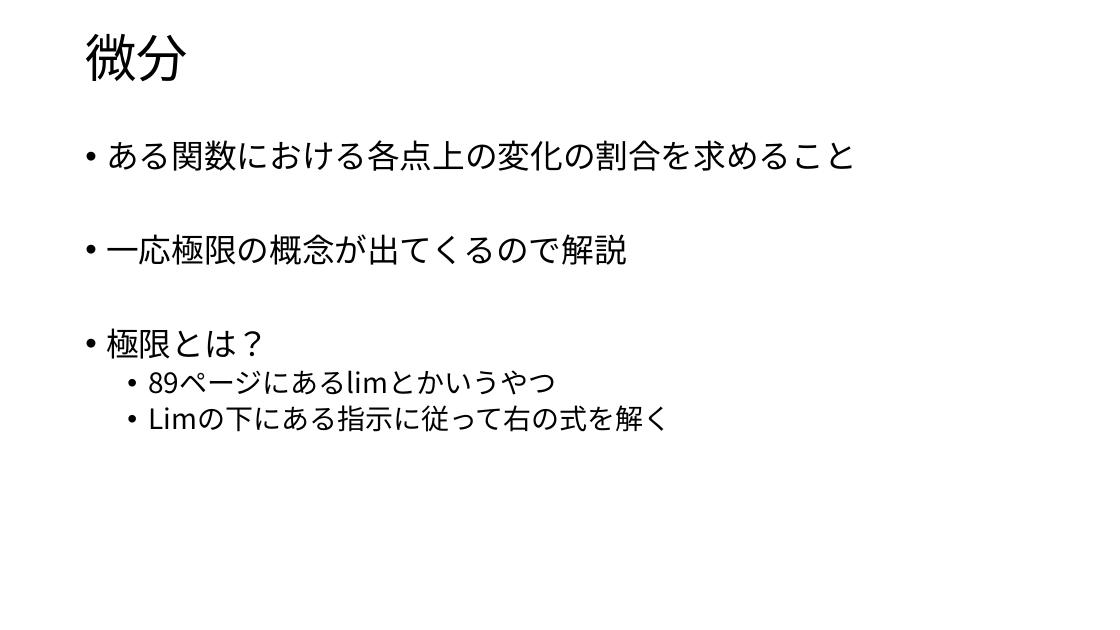
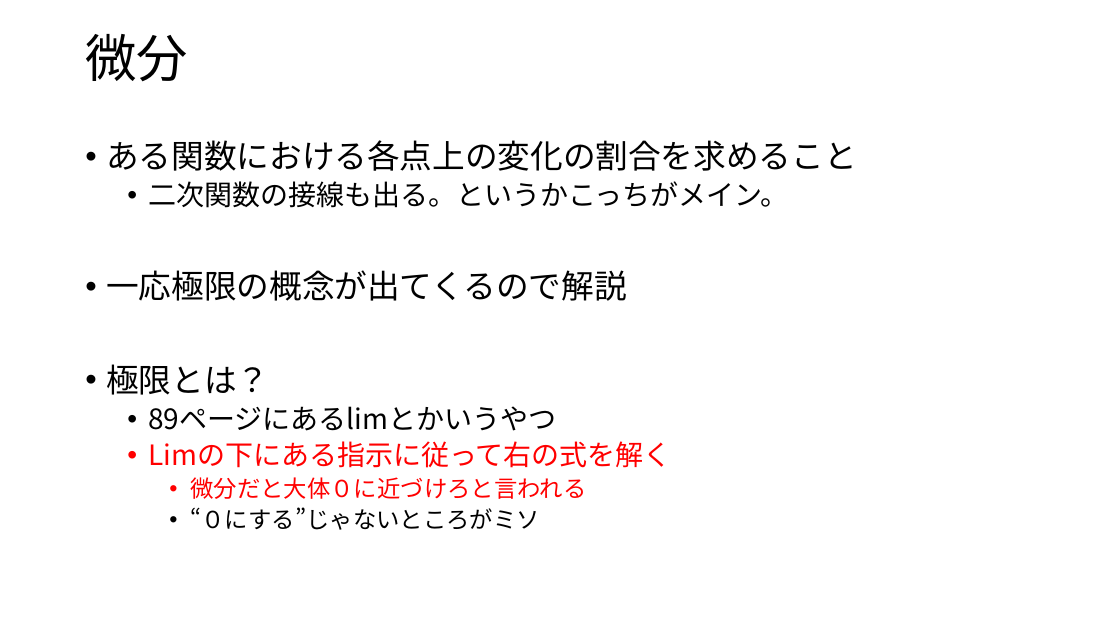
Before and after one commit to Ushiris/Rinkou, a slide deck: slide 13 of はじめてのディープラーニング.pptx (slide 12 before the commit). Drawn at 1120x630 pixels with LibreOffice and Linux fonts; fonts in the diff are those of the drawing. Boxes give left, top, right and bottom in pixels: in the first picture for what was removed or moved away, otherwise in the second. Text is boxed around its words. In the diff, an @@ line names an element or a change of style, - is before the commit and + after.

```diff
--- a/はじめてのディープラーニング.pptx
+++ b/はじめてのディープラーニング.pptx
@@ text at (x1=148, y1=181, x2=788, y2=208): paragraph added @@
+  • 二次関数の接線も出る。というかこっちがメイン。
@@ text at (x1=148, y1=441, x2=671, y2=468): text colour #000000 to #FF0000 in "Limの下にある指示に従って右の式を解く" @@
@@ text at (x1=190, y1=477, x2=586, y2=530): paragraphs added @@
+    • 微分だと大体０に近づけろと言われる
+    • “０にする”じゃないところがミソ
```
Also in this commit, not shown: 5 other slides changed, 10 slides added.
